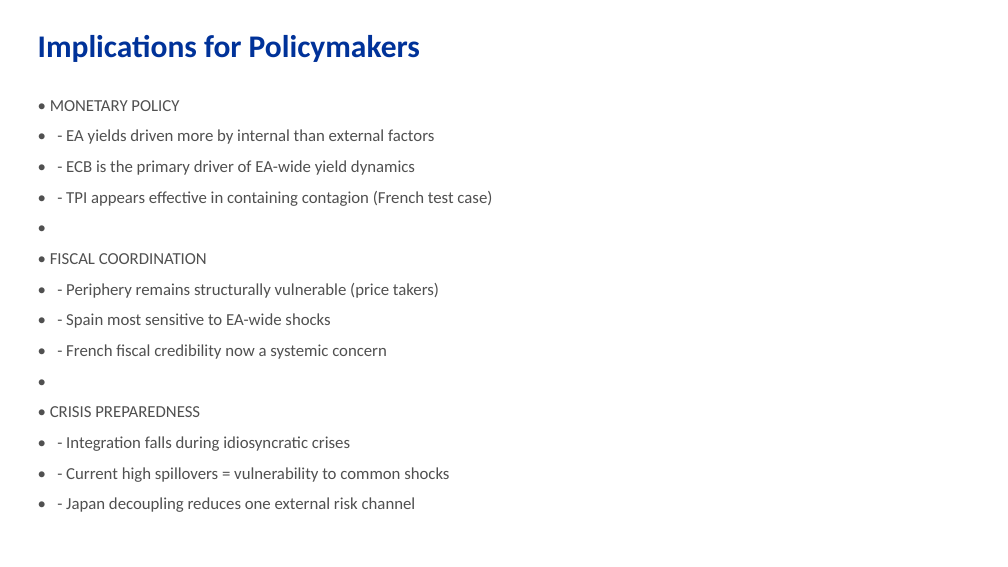
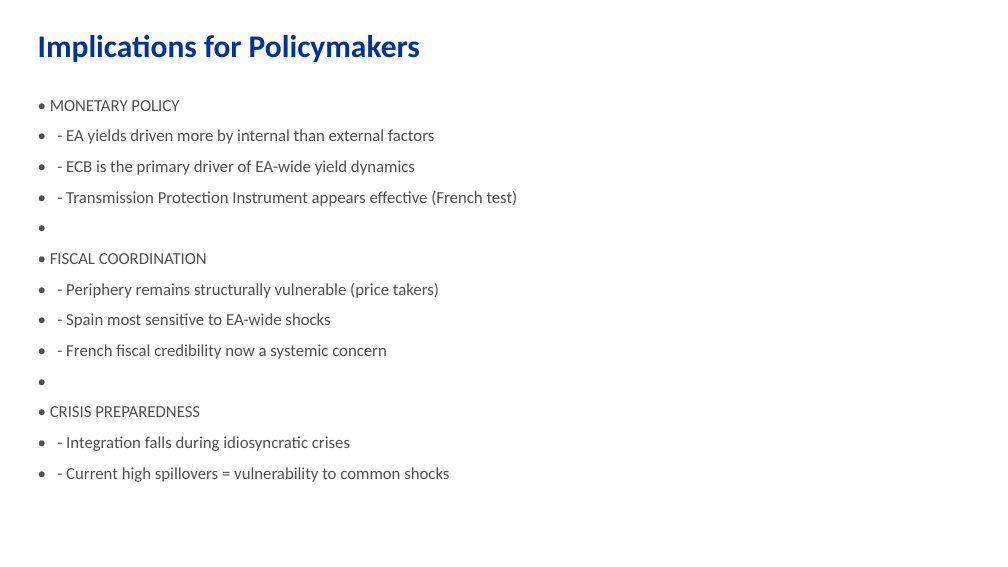
Before and after one commit to jonorice/Bond-spillovers, a slide deck: slide 15 of comprehensive_analysis/Bond_Spillovers_Policymaker_Deck.pptx (slide 16 before the commit). Drawn at 1008x567 pixels with LibreOffice and Linux fonts; fonts in the diff are those of the drawing. Boxes give left, top, right and bottom in pixels: in the first picture for what was removed or moved away, otherwise in the second. Text is boxed around its words. In the diff, an @@ line names an element or a change of style, - is before the commit and + after.

```diff
--- a/comprehensive_analysis/Bond_Spillovers_Policymaker_Deck.pptx
+++ b/comprehensive_analysis/Bond_Spillovers_Policymaker_Deck.pptx
@@ text at (66,191,518,206): text changed @@
-• - TPI appears effective in containing contagion (French test case)
+• - Transmission Protection Instrument appears effective (French test)
@@ text at (66,497,416,512): paragraph removed @@
-• - Japan decoupling reduces one external risk channel
```
Also in this commit, not shown: 8 other slides changed, 1 slide removed, 2 other files.
